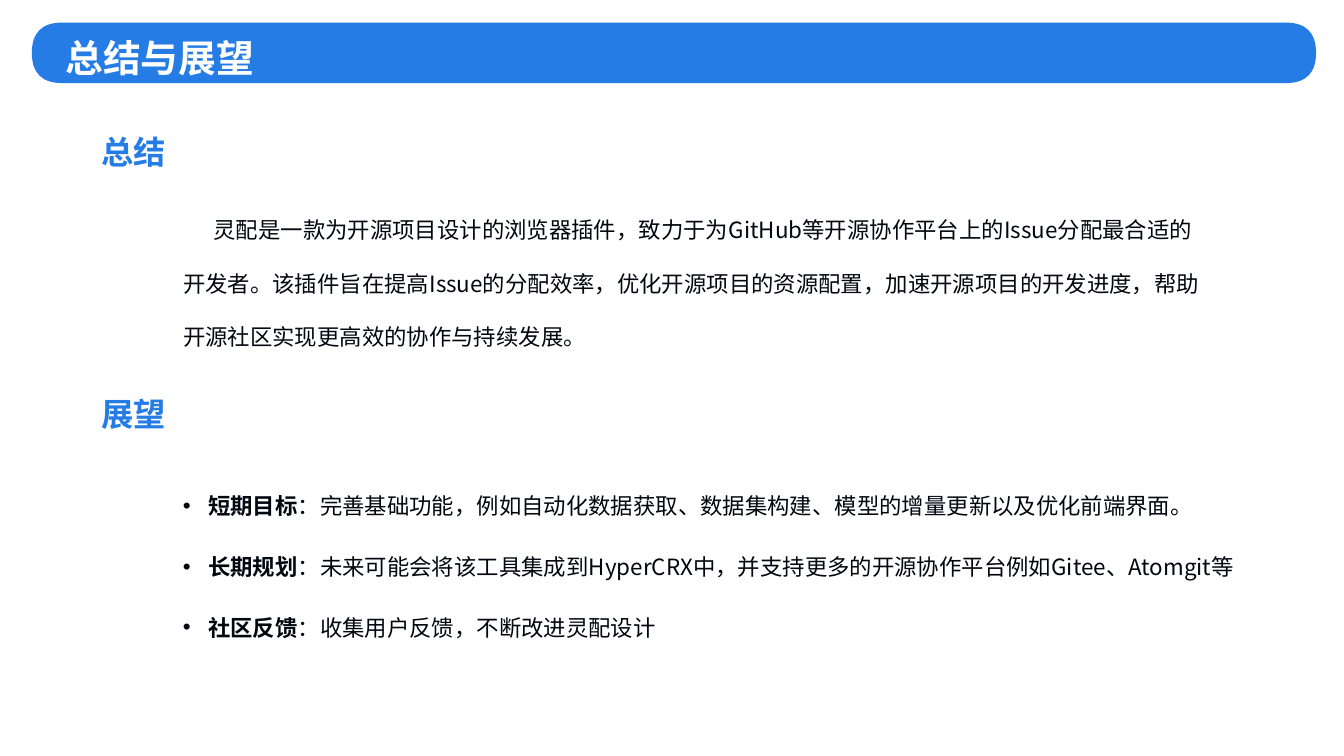
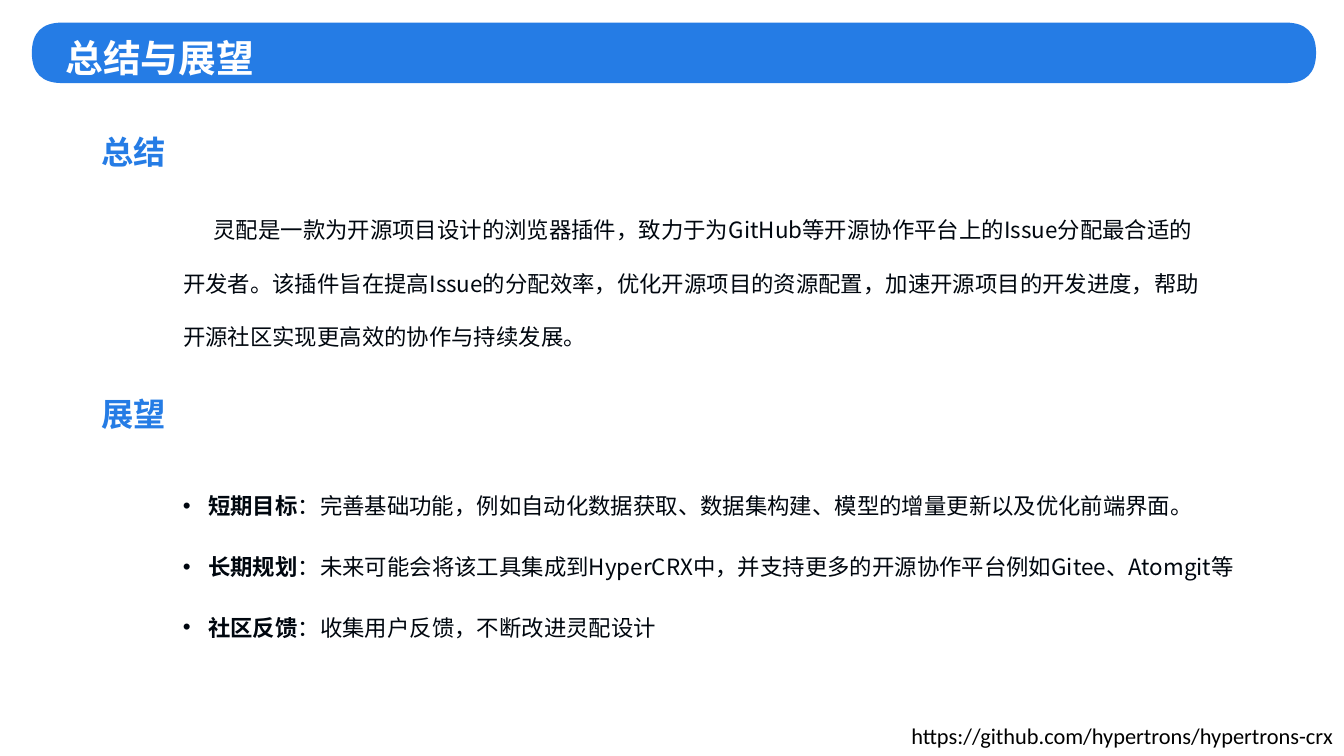
Before and after one commit to zhingoll/Issue-Assigner-BaaS, a slide deck: slide 19 of OpenRank杯初赛-灵配.pptx. Drawn at 1344x756 pixels with LibreOffice and Linux fonts; fonts in the diff are those of the drawing; background and template pictures are left out. Boxes give left, top, right and bottom in pixels: in the first picture for what was removed or moved away, otherwise in the second. Text is boxed around its words. In the diff, an @@ line names an element or a change of style, - is before the commit and + after.

```diff
--- a/OpenRank杯初赛-灵配.pptx
+++ b/OpenRank杯初赛-灵配.pptx
@@ text added at (911, 728, 1333, 748), 12 pt, text #000000 @@
+https://github.com/hypertrons/hypertrons-crx
```
Also in this commit, not shown: 3 other slides changed.
